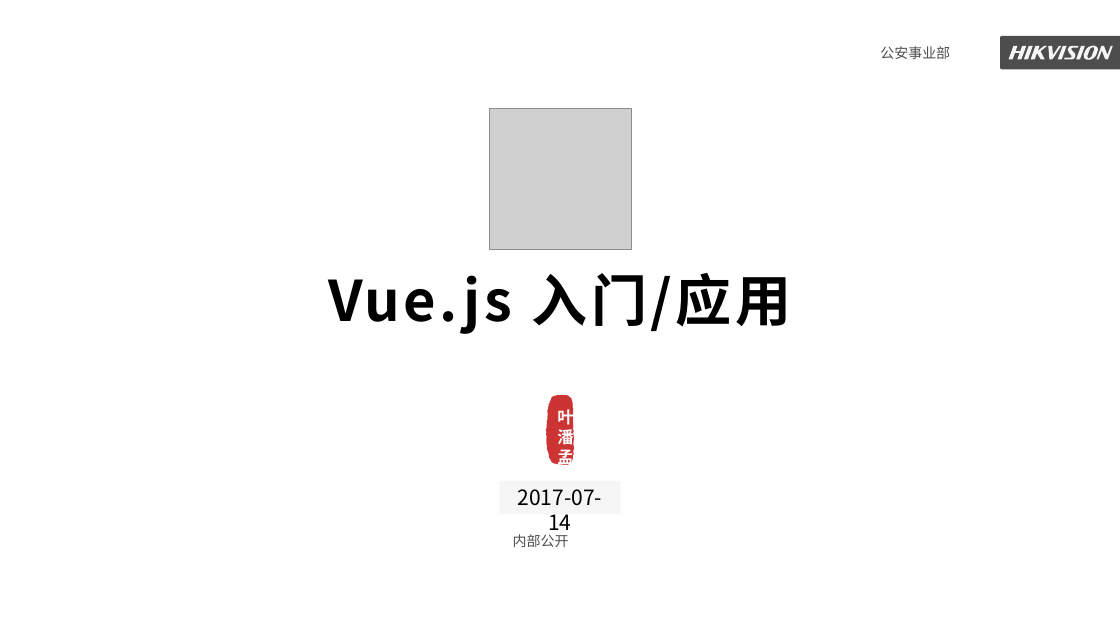
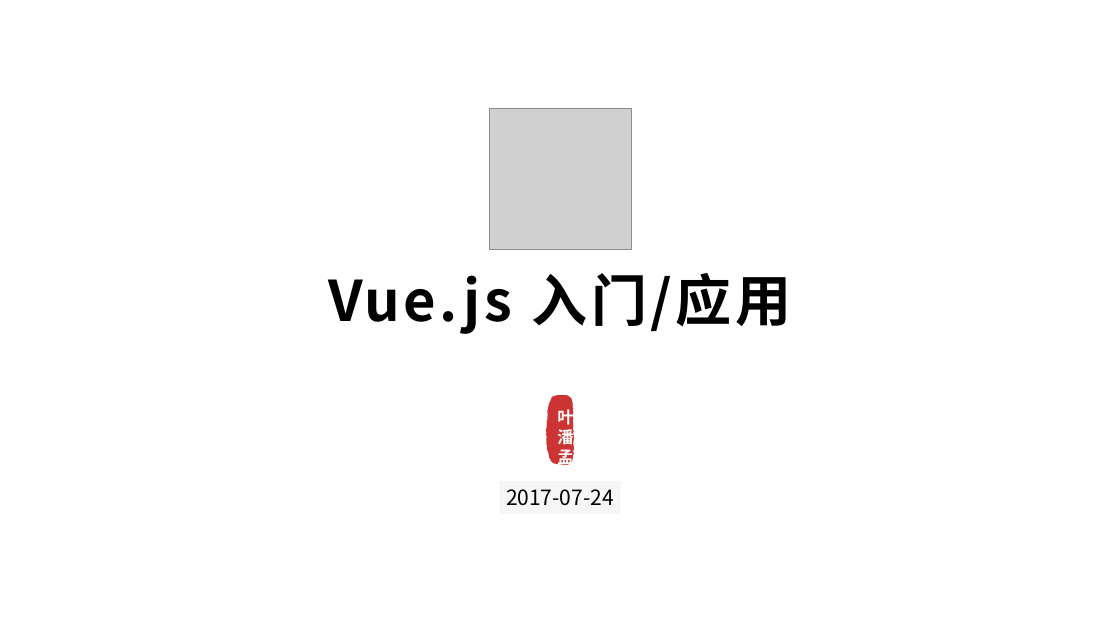
Before and after one commit to palmerye/Vue-Classroom, a slide deck: slide 1 of Presentation/Vue入门+应用.pptx. Drawn at 1120x630 pixels with LibreOffice and Linux fonts; fonts in the diff are those of the drawing; grey boxes stand for pictures. Boxes give left, top, right and bottom in pixels: in the first picture for what was removed or moved away, otherwise in the second. Text is boxed around its words. In the diff, an @@ line names an element or a change of style, - is before the commit and + after.

Commit message:
update ppt

```diff
--- a/Presentation/Vue入门+应用.pptx
+++ b/Presentation/Vue入门+应用.pptx
@@ text removed at box(880, 46, 950, 59) @@
-公安事业部
@@ rounded rectangle removed at box(1001, 36, 1120, 70) @@
@@ freeform shape removed at box(1009, 45, 1113, 59) @@
@@ text at box(506, 489, 614, 506): text changed @@
-2017-07-14
+2017-07-24
@@ text removed at box(513, 534, 569, 547) @@
-内部公开
```
Also in this commit, not shown: 16 other slides changed, 2 slides added, 2 other files.
